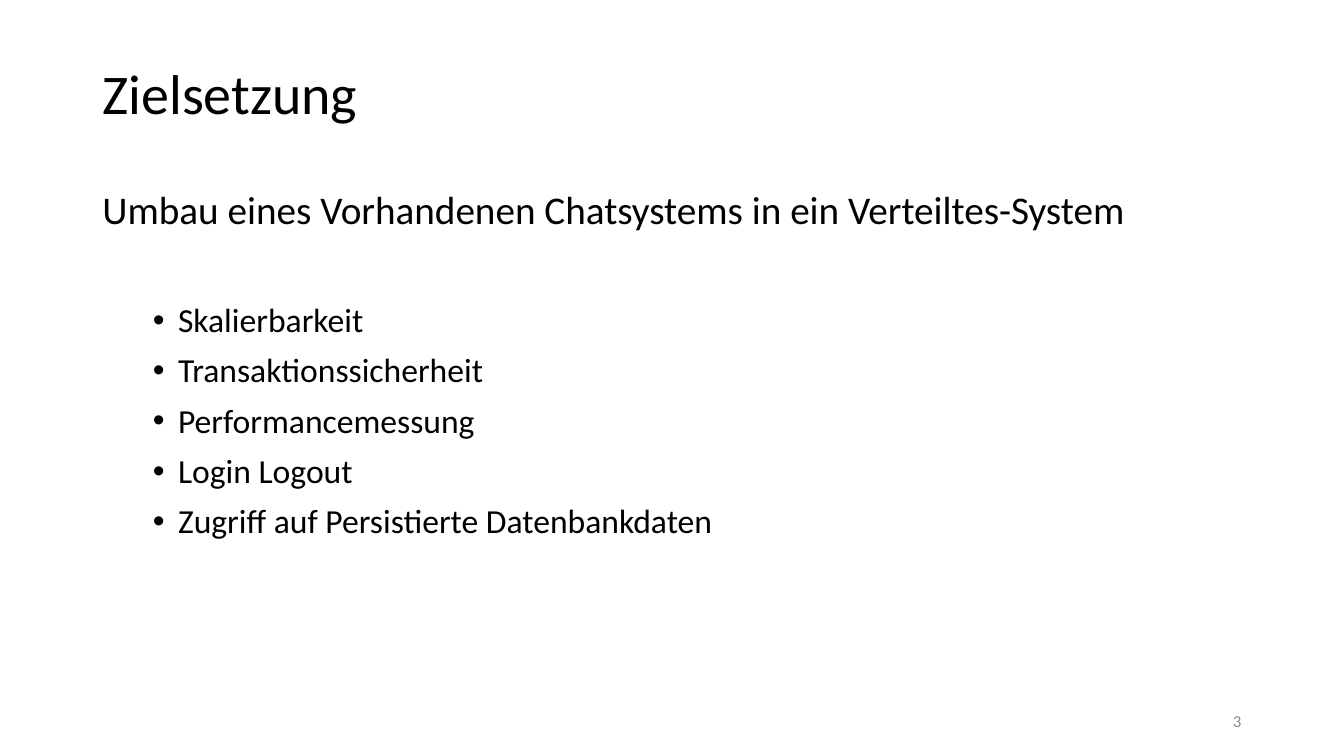
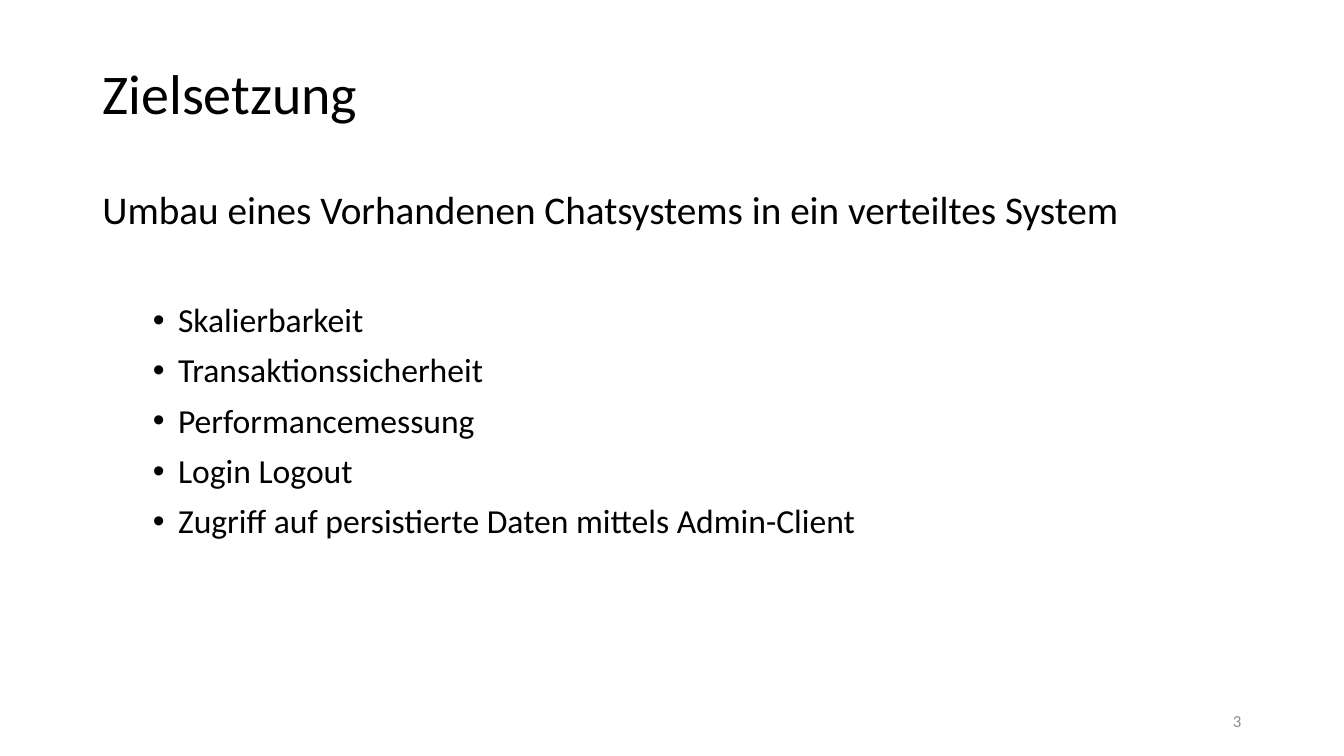
Before and after one commit to chrissike/chatapplication, a slide deck: slide 3 of dokumentation/vortrag.pptx. Drawn at 1344x756 pixels with LibreOffice and Linux fonts; fonts in the diff are those of the drawing; background and template pictures are left out. Boxes give left, top, right and bottom in pixels: in the first picture for what was removed or moved away, otherwise in the second. Text is boxed around its words. In the diff, an @@ line names an element or a change of style, - is before the commit and + after.

```diff
--- a/dokumentation/vortrag.pptx
+++ b/dokumentation/vortrag.pptx
@@ text at (102, 196, 1118, 231): text changed @@
-Umbau eines Vorhandenen Chatsystems in ein Verteiltes-System
+Umbau eines Vorhandenen Chatsystems in ein verteiltes System
@@ text at (178, 509, 855, 539): text changed @@
-    • Zugriff auf Persistierte Datenbankdaten
+    • Zugriff auf persistierte Daten mittels Admin-Client
```
Also in this commit, not shown: 3 other slides changed, 4 other files.
